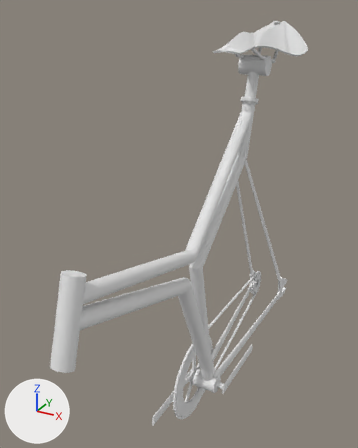
An edit to the OBJ model models/parts/frame_05_barcelona_prototype.obj, drawn before and after from the same camera.
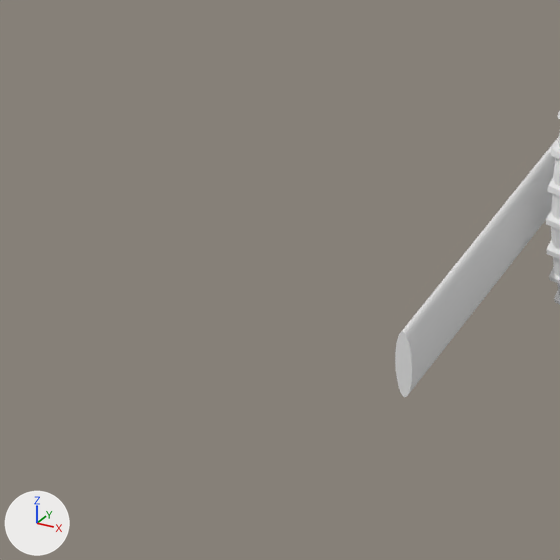
The first picture shows the older version from a camera (50 mm lens) standing at (0.782, -1.496, 1.543) and looking at (-0.126, 0.154, 0.717). The close-ups show both versions on the part from 27% to 49% of the width and 83% to 100% of the height of that picture; other places that the commit changed are outside them. The lights are fixed; the arrows at lower left show +X, +Y and +Z. Where no turn or scale is listed for an object, it has been applied to the vertices.

Objects in the first close-up: 'BARCELONA_LOW_PRO'.
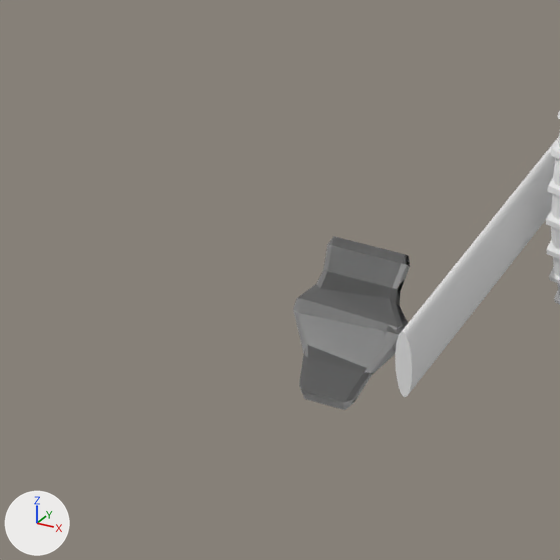
Boxes [x1, y1, x2, y2] around the edits, measured in the close-ups (560 x 560 px):
'pedal_right', added: after [293, 236, 410, 410]

What changed in the scene script:
```text
Add me_pedal_right:
    me_pedal_right.from_pydata(...)  # 1434 vertices, 1276 faces; spans x -0.1704..-0.0857, y -0.1704..-0.0919, z -0.1082..-0.0484
    me_pedal_right.materials.append(mat_material)  # white #e7e7e7
Add ob_pedal_right:
    ob_pedal_right = bpy.data.objects.new('pedal_right', me_pedal_right)
    ob_pedal_right.location = (0.0, 0.0, 0.0)
```
